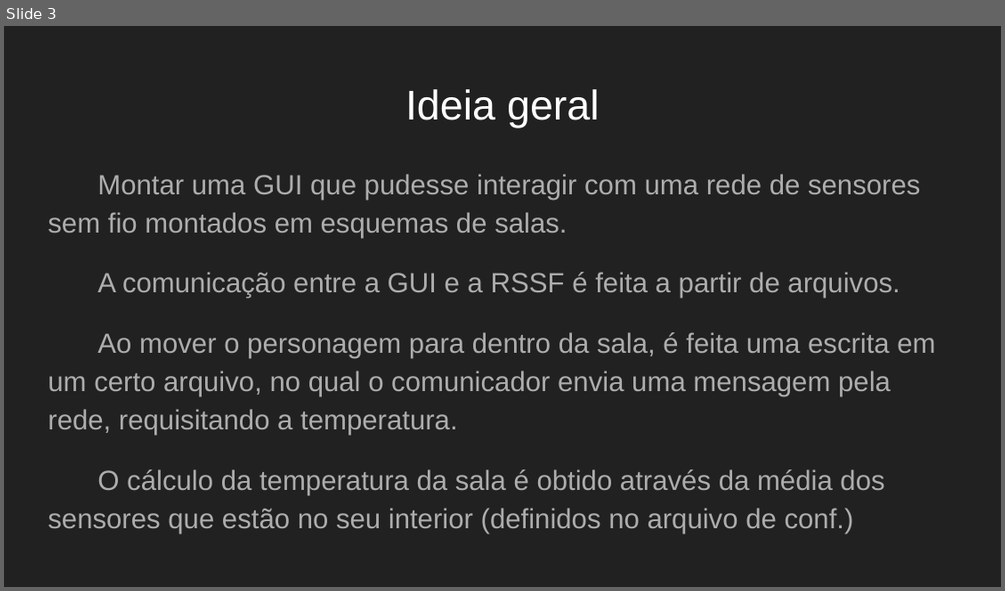
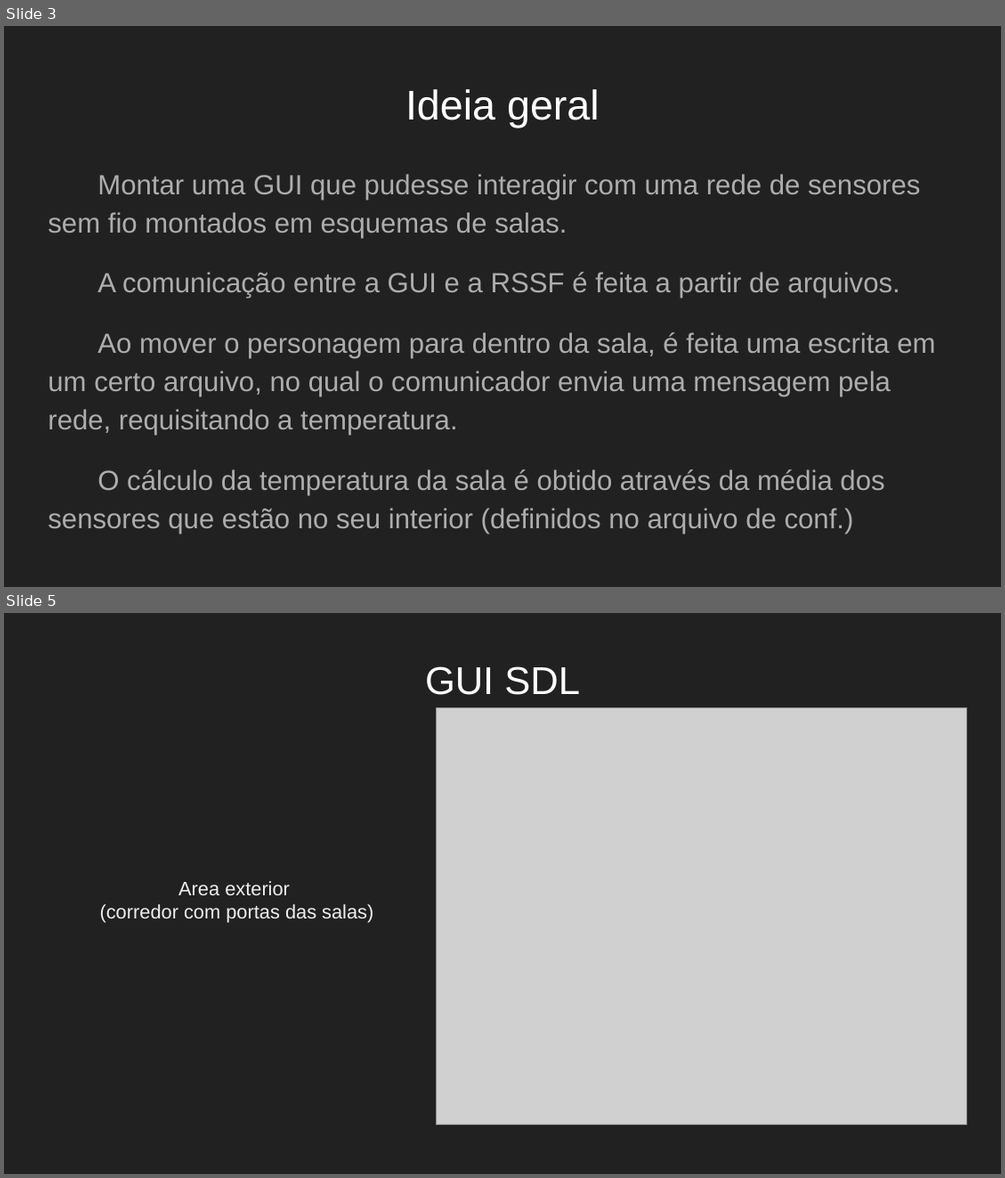
Before and after one commit to dusiromulo/projeto-final-reativos, a slide deck: Apresentação.pptx. Shown one above the other, each under a label of ours: slide 3 before the commit, slides 3 and 5 after it; the slides between them are not shown. The pictures are 1005x591 and 1005x1178 pixels, drawn with LibreOffice and Linux fonts; fonts in the diff are those of the drawing; grey boxes stand for pictures. Boxes give left, top, right and bottom in pixels: in the first picture for what was removed or moved away, otherwise in the second. Text is boxed around its words. In the diff, an @@ line names an element or a change of style, - is before the commit and + after.

```diff
--- a/Apresentação.pptx
+++ b/Apresentação.pptx
@@ slide 5 added at <box>4,613,1001,1174</box>, background #212121 @@
@@ title added at <box>425,666,580,695</box>, 28 pt, text #FFFFFF @@
+GUI SDL
@@ picture added at <box>436,707,967,1125</box> @@
@@ text added at <box>100,881,373,923</box>, 14 pt, text #EFEFEF @@
+Area exterior
+(corredor com portas das salas)
```
Also in this commit, not shown: 3 slides changed, 4 other slides added, 1 slide removed, 2 other files.
